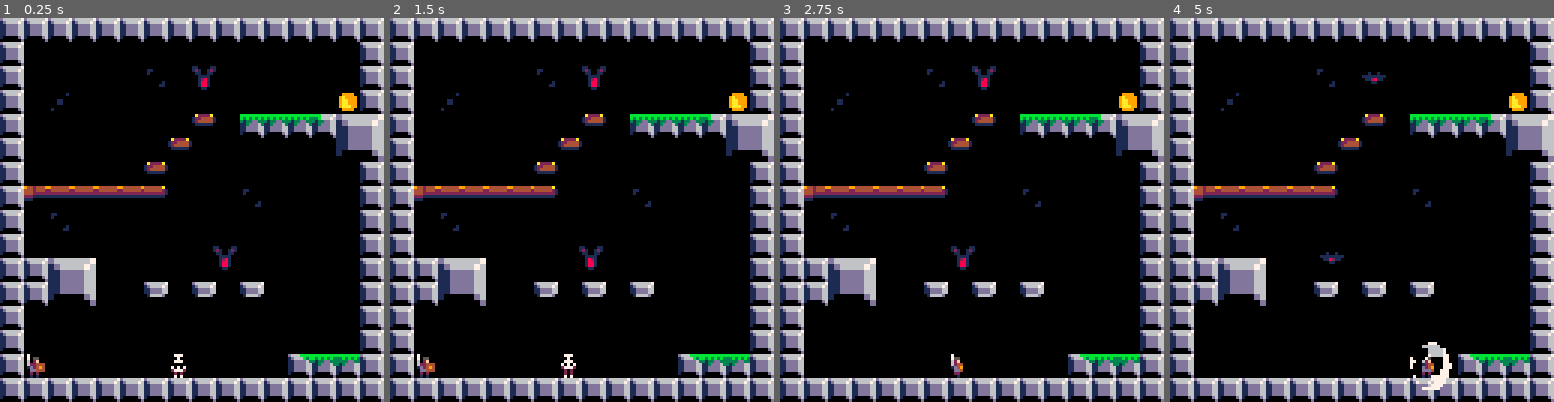
Above: before the commit, frames 1-4 (left to right).
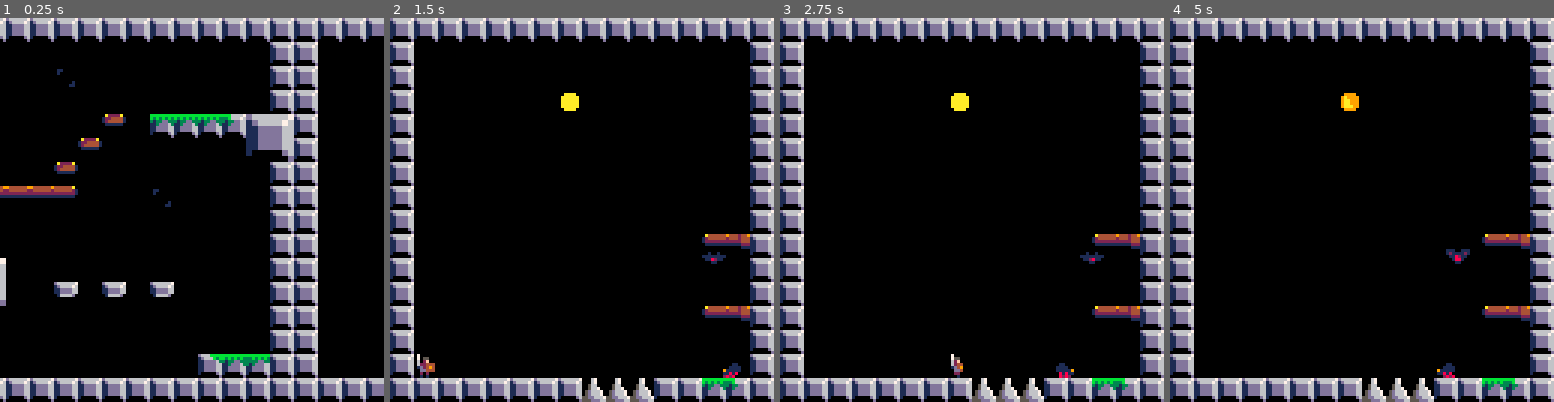
Above: after the commit, the same moments.

Repository: Levrault/pico8-sieur-lacassagne-dungeon
Game: PICO-8 cartridge sieur-lacassagne-dungeon.p8
The game is run twice, just before and just after one commit, with the same random seed, the same clock (stepped at 60 frames per second) and the same inputs.
Inputs:
- Up to frame 1 (0.25 s): no input
- Up to frame 2 (1.5 s): tap X (X key) at 0.33, 1.07 s; tap O (Z key) at 0.7 s
- Up to frame 3 (2.75 s): hold Right 1.6-2.1 s; tap O (Z key) at 1.7, 2.1, 2.5 s; tap X (X key) at 1.85 s; hold Right from 2.47 s (still down)
- Up to frame 4 (5 s): tap O (Z key) every 0.4 s from 2.9 to 4.9 s; tap X (X key) at 2.97, 4.08 s; release Right at 3.03 s; hold Left 3.08-3.58 s; hold Right 4.02-4.68 s

The runs differ from the first frame. In frame 1, 35% of the frame differs, in the area x 0-100%, y 0-100%; in frame 2, 11%; in frame 3, 11%; in frame 4, 11%.

Commit message:
feat(spider): can now patrol

Diff:
--- a/sieur-lacassagne-dungeon.p8
+++ b/sieur-lacassagne-dungeon.p8
@@ -17,7 +17,7 @@
 
 function _init()
 	gm=make_game_manager()
-	gm:set_level(0)
+	gm:set_level(1)
 
 end
 
@@ -81,7 +81,7 @@
 			add(enemies,make_bat(228,80,10))
 
 			--skeleton
-			add(enemies,make_skeleton(158,116))
+			add(enemies,make_spider(238,116))
 
 			--coin
 			self.coin=make_coin(188,28)
@@ -119,11 +119,11 @@
 
 	--update graphics
 	gm.draw=function(self)
-		if self.cam_x!=self.d_cam_x then
+		if self.cam_x<self.d_cam_x then
 			self.cam_x +=2
 			camera(self.cam_x, self.cam_y)
 			return
-		elseif self.cam_y!=self.d_cam_y then
+		elseif self.cam_y<self.d_cam_y then
 			self.cam_y +=2
 			camera(self.cam_x, self.cam_y)
 			return
@@ -207,7 +207,6 @@
 		local landed=false
 
 		for i=-(self.w/3),(self.w/3),2 do
-			printh(i)
 			local tile=mget((self.x+i)/8,(self.y+(self.h/2))/8)
 			local ty = flr(self.y+(self.h/2))%8
 
@@ -531,15 +530,53 @@
 	e.ap=make_animation_player(anims.a,anims.c)
 	e.name=name
 
+	--make the enemies move
+	e.fly=function(self)
+		if (self.dist==0) return
+
+		if self.dmax<=self.x and self.lx==1 then
+			self.lx=-1
+		elseif self.dmin>=self.x and self.lx==-1 then
+			self.lx=1
+		end
+
+		self:motion(self.lx)
+		self.dx=self.speed*self.lx
+		--limit move speed
+		self.dx=mid(-self.max_dx,self.dx,self.max_dx)
+		self.x+=self.dx
+	end
+
+
+	--should detect pike nearby
+	e.patrol=function(self)
+		if self:collide_side() or self:detect_edge() then
+			self.lx*=-1
+		end
+
+		self:motion(self.lx)
+		self.dx=self.speed*self.lx
+		--limit move speed
+		self.dx=mid(-self.max_dx,self.dx,self.max_dx)
+		self.x+=self.dx
+	end
+
+	--detect edge
+	--@return bool check x+(look_direction*8), y-8
+	e.detect_edge=function(self)
+		local celx=(self.x+(self.lx*(self.w/2)))/8
+		local cely=(self.y+(self.h/2))/8
+		return fget(mget(celx,cely),2)
+	end
+
+	--update
 	e.update=function(self)
 		self.ap:play()
 	end
 
+	--draw
 	e.draw=function(self)
 		self.ap:draw(self.x,self.y,self.w,self.h,self.flipx)
-
-		-- local r=get_rect(self.x,self.y,self.w,self.h)
-		-- rect(r.x0,r.y0,r.x1,r.y1)
 	end
 
 	return e
@@ -577,26 +614,8 @@
 	b.dist=dist
 
 	b.update=function(self)
-		self:patrol()
+		self:fly()
 		self.ap:play()
-	end
-
-	b.patrol=function(self)
-		if (self.dist==0) return
-
-		if self.dmax<=self.x and self.lx==1 then
-			self.lx=-1
-		elseif self.dmin>=self.x and self.lx==-1 then
-			self.lx=1
-		end
-		printh(self.lx)
-
-		self:motion(self.lx)
-		self.dx=self.speed*self.lx
-		--limit move speed
-		self.dx=mid(-self.max_dx,self.dx,self.max_dx)
-		self.x+=self.dx
-		self:collide_side()
 	end
 
 	return b
@@ -656,6 +675,13 @@
 			c="move"
 		}
 	)
+
+	s.max_dx=0.35
+
+	s.update=function(self)
+		self:patrol()
+		self.ap:play()
+	end
 
 	return s
 end
@@ -977,12 +1003,12 @@
 00000000000000000000000000000000000000000000000000000000000000000000000000000000000000000000000000000000000000000000000000000000
 00000000000000000000000000000000000000000000000000000000000000000000000000000000000000000000000000000000000000000000000000000000
 00000000000000000000000000000000000000000000000000000000000000000000000000000000000000000000000000000000000000000000000000000000
-00000000000000000000110000000000000000000000000000000000000000000000000000000000000000000000000000000000000000000000000000000000
-00001100000011000001111000001100000000000000000000000000000000000000000000000000000000000000000000000000000000000000000000000000
-00011110000111100001111000011110000000000000000000000000000000000000000000000000000000000000000000000000000000000000000000000000
-09111110091111100918180009111110000000000000000000000000000000000000000000000000000000000000000000000000000000000000000000000000
-01181800011818000118280001181800000000000000000000000000000000000000000000000000000000000000000000000000000000000000000000000000
-02828000002828000008082000028280000000000000000000000000000000000000000000000000000000000000000000000000000000000000000000000000
+00000000001100000000000000000000000000000000000000000000000000000000000000000000000000000000000000000000000000000000000000000000
+00110000011110000001100000011000000000000000000000000000000000000000000000000000000000000000000000000000000000000000000000000000
+01111000011110000011110000111100000000000000000000000000000000000000000000000000000000000000000000000000000000000000000000000000
+01111190008181900011111900111119000000000000000000000000000000000000000000000000000000000000000000000000000000000000000000000000
+00818110008281100008181100081811000000000000000000000000000000000000000000000000000000000000000000000000000000000000000000000000
+08282000028080000008282000008282000000000000000000000000000000000000000000000000000000000000000000000000000000000000000000000000
 00000000007770000077700000000000000000000000000000000000000000000000000000000000000000000000000000000000000000000000000000000000
 00777000000700000007000000000000000000000000000000000000000000000000000000000000000000000000000000000000000000000000000000000000
 00070000007770000077700000000000000000000000000000000000000000000000000000000000000000000000000000000000000000000000000000000000
@@ -999,7 +1025,7 @@
 09999a900999aa9009aaa9900aaaaaa0000000000000000000000000000000000000000000000000000000000000000000000000000000000000000000000000
 00999900009999000099990000aaaa00000000000000000000000000000000000000000000000000000000000000000000000000000000000000000000000000
 __gff__
-0008080808080808080808080808000001010101010104040000000202020202000000000101020202020202000000000000000001010000000000000000000010101010100000000000000000000000101010101000000000000000000000001010101000000000000000000000000010101000000000000000000000000000
+0008080808080808080808080808000001010101010104040404000202020202000000000101020202020202000000000000000001010000000000000000000010101010100000000000000000000000101010101000000000000000000000001010101000000000000000000000000010101000000000000000000000000000
 2020202000000000000000000000000000000000000000000000000000000000000000000000000000000000000000000000000000000000000000000000000000000000000000000000000000000000000000000000000000000000000000000000000000000000000000000000000000000000000000000000000000000000
 __map__
 1010101010101010101010101010101010101010101010101010101010101010000000000000000000000000000000000000000000000000000000000000000000000000000000000000000000000000000000000000000000000000000000000000000000000000000000000000000000000000000000000000000000000000
@@ -1011,10 +1037,10 @@
 1000000000002600000000000000001010000000000000000000000000000010000000000000000000000000000000000000000000000000000000000000000000000000000000000000000000000000000000000000000000000000000000000000000000000000000000000000000000000000000000000000000000000000
 1027292929292b0000001a000000001010000000000000000000000000000010000000000000000000000000000000000000000000000000000000000000000000000000000000000000000000000000000000000000000000000000000000000000000000000000000000000000000000000000000000000000000000000000
 10001a0000000000000000000000001010000000000000000000000000000010000000000000000000000000000000000000000000000000000000000000000000000000000000000000000000000000000000000000000000000000000000000000000000000000000000000000000000000000000000000000000000000000
-1000000000000000000000000000001010000000000000000000000000000010000000000000000000000000000000000000000000000000000000000000000000000000000000000000000000000000000000000000000000000000000000000000000000000000000000000000000000000000000000000000000000000000
+10000000000000000000000000000010100000000000000000000000002a2810000000000000000000000000000000000000000000000000000000000000000000000000000000000000000000000000000000000000000000000000000000000000000000000000000000000000000000000000000000000000000000000000
 1010242500000000000000000000001010000000000000000000000000000010000000000000000000000000000000000000000000000000000000000000000000000000000000000000000000000000000000000000000000000000000000000000000000000000000000000000000000000000000000000000000000000000
 1010343500001500150015000000001010000000000000000000000000000010000000000000000000000000000000000000000000000000000000000000000000000000000000000000000000000000000000000000000000000000000000000000000000000000000000000000000000000000000000000000000000000000
-1000000000000000000000000000001010000000000000000000000000000010000000000000000000000000000000000000000000000000000000000000000000000000000000000000000000000000000000000000000000000000000000000000000000000000000000000000000000000000000000000000000000000000
+10000000000000000000000000000010100000000000000000000000002a2810000000000000000000000000000000000000000000000000000000000000000000000000000000000000000000000000000000000000000000000000000000000000000000000000000000000000000000000000000000000000000000000000
 1000000000000000000000000000001010000000000000000000000000000010000000000000000000000000000000000000000000000000000000000000000000000000000000000000000000000000000000000000000000000000000000000000000000000000000000000000000000000000000000000000000000000000
 1000000000000000000000001112131010000000000000000000000000000010000000000000000000000000000000000000000000000000000000000000000000000000000000000000000000000000000000000000000000000000000000000000000000000000000000000000000000000000000000000000000000000000
-1010101010101010101010101010101010101010101010101010101010101010000000000000000000000000000000000000000000000000000000000000000000000000000000000000000000000000000000000000000000000000000000000000000000000000000000000000000000000000000000000000000000000000
+1010101010101010101010101010101010101010101010101616161010121410000000000000000000000000000000000000000000000000000000000000000000000000000000000000000000000000000000000000000000000000000000000000000000000000000000000000000000000000000000000000000000000000
Not shown, changed: assets/sprite_sheet.aseprite
Not shown, changed: assets/sprite_sheet.png
